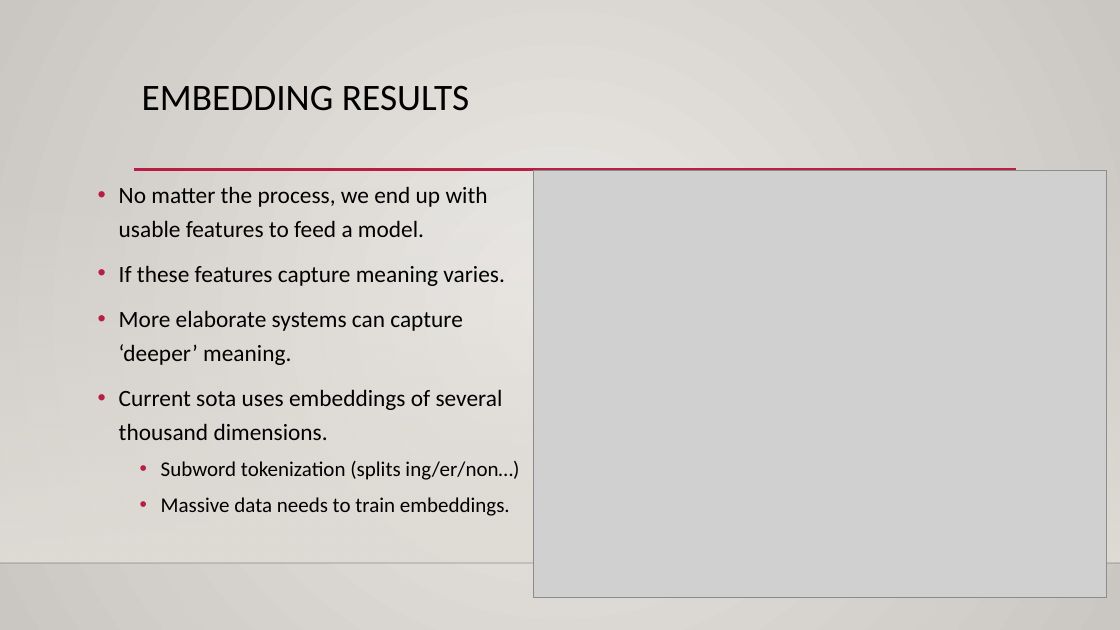
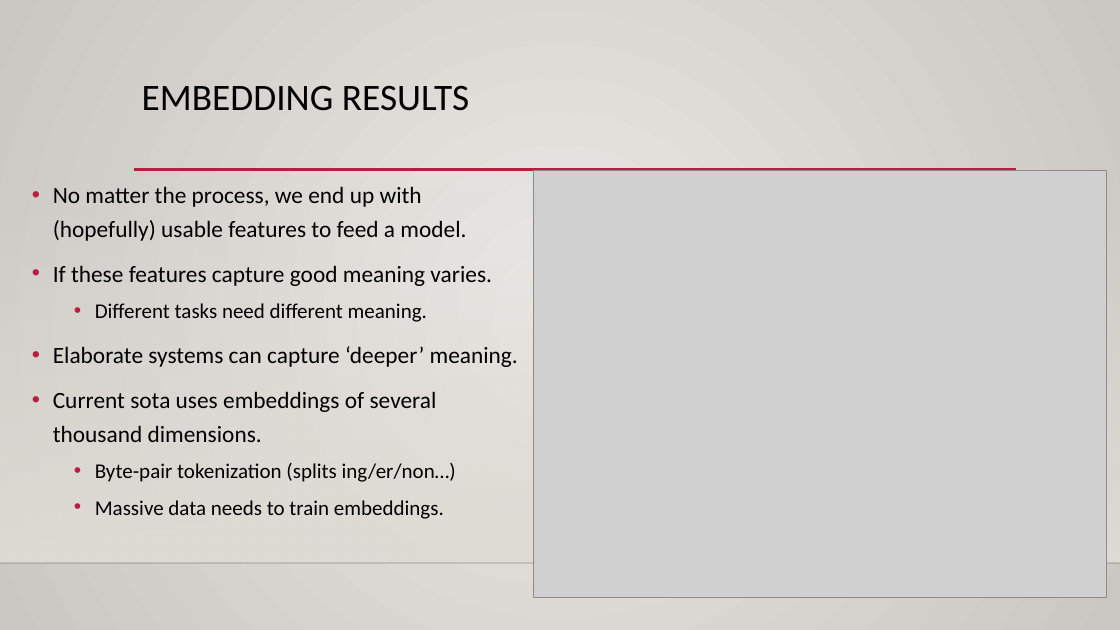
Before and after one commit to AkeemSemperDataScience/Intro_to_Machine_Learning_Students, a slide deck: slide 43 of reference_content/Slides/NLP_2.pptx (slide 42 before the commit). Drawn at 1120x630 pixels with LibreOffice and Linux fonts; fonts in the diff are those of the drawing; grey boxes stand for pictures; background and template pictures are left out. Boxes give left, top, right and bottom in pixels: in the first picture for what was removed or moved away, otherwise in the second. Text is boxed around its words. In the diff, an @@ line names an element or a change of style, - is before the commit and + after.

```diff
--- a/reference_content/Slides/NLP_2.pptx
+++ b/reference_content/Slides/NLP_2.pptx
@@ text "No matter the process, we ...": place and size @@
-text "No matter the process, we ..." at (119, 186, 519, 516)
+text "No matter the process, we ..." at (53, 186, 518, 519)
@@ text at (53, 186, 518, 367): text changed @@
-• No matter the process, we end up with usable features to feed a model.
-• If these features capture meaning varies.
-• More elaborate systems can capture ‘deeper’ meaning.
+• No matter the process, we end up with (hopefully) usable features to feed a model.
+• If these features capture good meaning varies.
+  • Different tasks need different meaning.
+• Elaborate systems can capture ‘deeper’ meaning.
@@ text at (95, 463, 456, 482): text changed @@
-  • Subword tokenization (splits ing/er/non…)
+  • Byte-pair tokenization (splits ing/er/non…)
```
Also in this commit, not shown: 3 other slides changed, 1 slide added, 3 other files.
